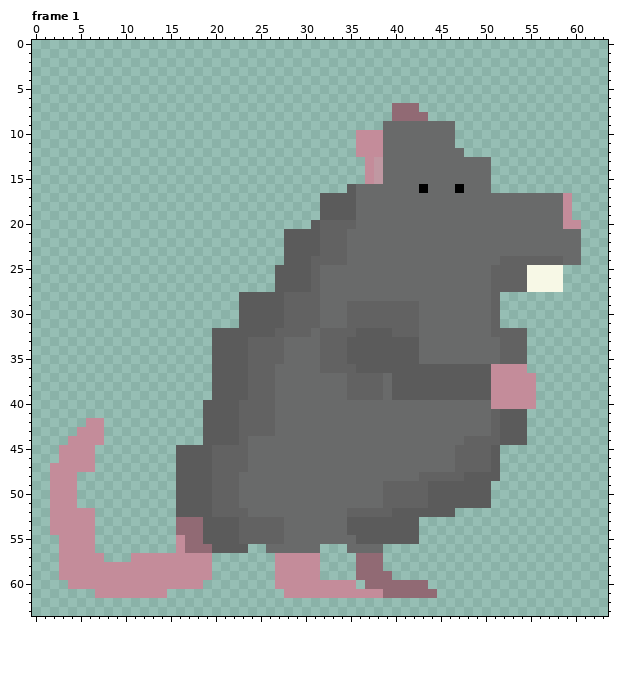
Pixel-art file, stored at Assets/Textures/krysy/lvl4/krysa_stojici/krysa_stojici.aseprite. The first picture shows the starting point.
64x64 pixels, 2 frames. Shown: frame 1. The commit also changed other frames, which this record leaves out.
Once edited:
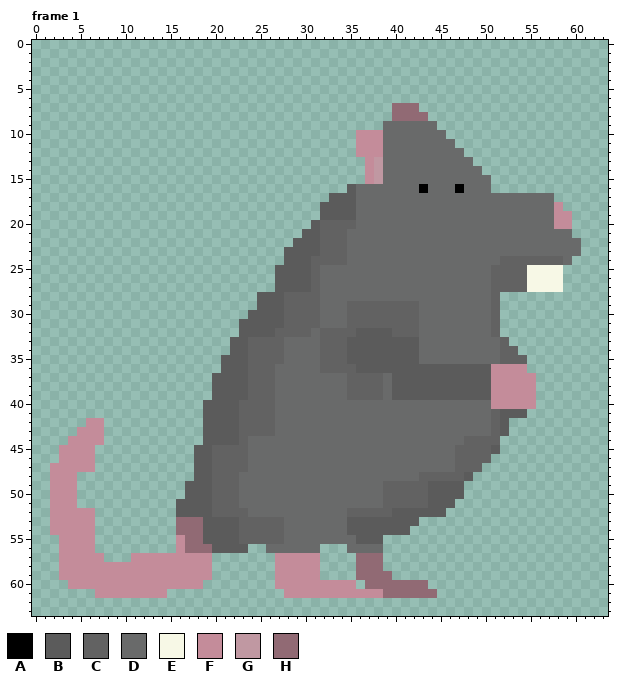
Palette (. is transparent): A #000000  B #5b5b5b  C #626262  D #696a6a  E #f7f8e6  F #c48c9a  G #c098a2  H #916a74
The edit:
Frame 1:
y 9: x 45..46 DD -> ..
y 10: x 46 D -> .
y 13: x 49..50 DD -> ..
y 14: x 50 D -> .
y 17: x 32 B -> .; x 58..59 DF -> ..
y 18: x 58..59 DF -> F.
y 19: x 58 D -> F
y 20: x 58 D -> F; x 60 F -> .
y 21: x 28..29 BB -> ..; x 60 D -> .
y 22: x 28 B -> .
y 24: x 60 D -> .
y 28..29: x 23..24 BB -> ..
y 30: x 23 B -> .
y 32: x 20..22 BBB -> ...; x 52..54 CCC -> ...
y 33: x 20..21 BB -> ..; x 53..54 CC -> ..
y 34: x 20..21 BB -> ..; x 54 C -> .
y 35..36: x 20 B -> .
y 42..43: x 53..54 BB -> ..
y 44: x 52..54 BBB -> ...
y 45: x 16..17 BB -> ..
y 46: x 16..17 BB -> ..; x 51 B -> .
y 47: x 16..17 BB -> ..; x 50..51 CB -> ..
y 48: x 16..17 BB -> ..; x 49..51 BBB -> ...
y 49..50: x 16 B -> .; x 48..50 BBB -> ...
y 51: x 47..50 BBBB -> ....
y 52: x 46 B -> .
y 54: x 42 B -> .
y 55: x 39..42 BBBB -> ....
